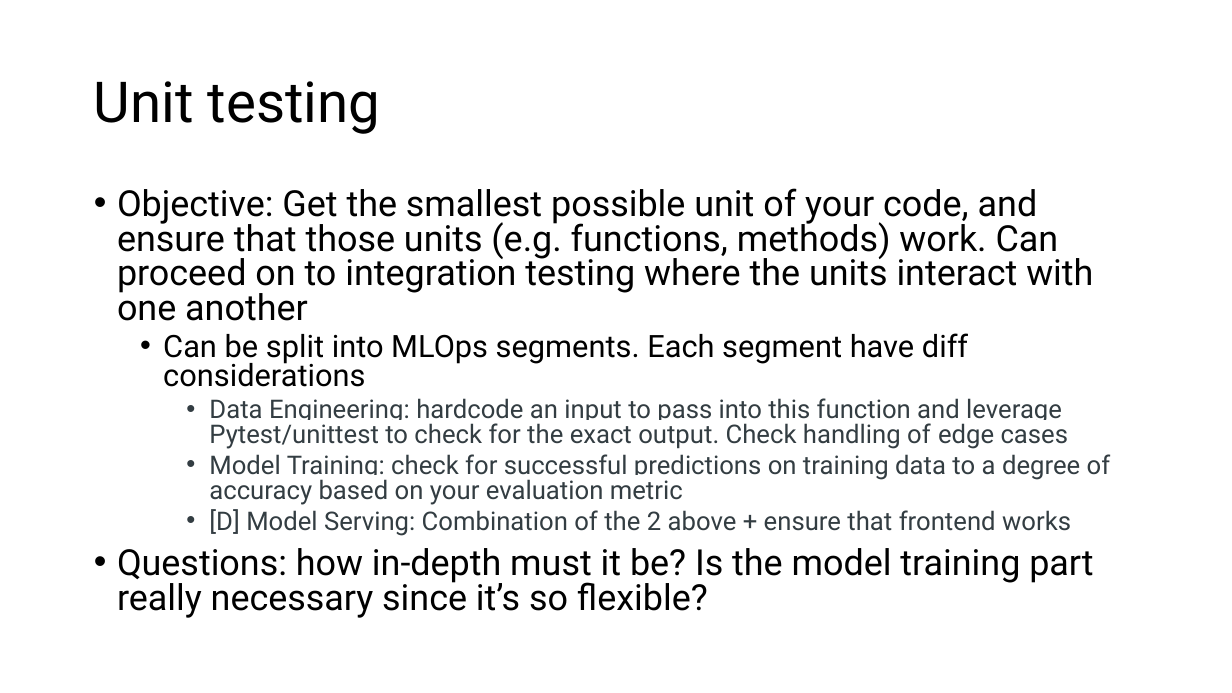
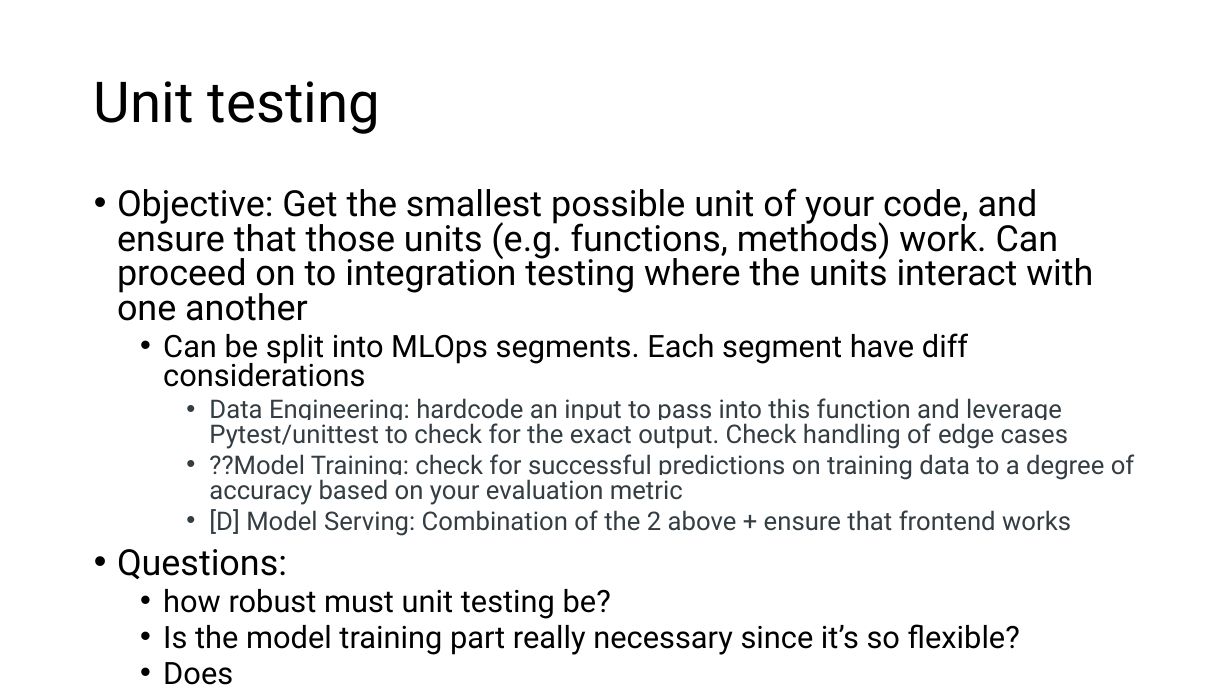
Before and after one commit to ziyu-toh/hdb-resale-prediction, a slide deck: slide 7 of docs/Architecture Overview.pptx. Drawn at 1232x693 pixels with LibreOffice and Linux fonts; fonts in the diff are those of the drawing. Boxes give left, top, right and bottom in pixels: in the first picture for what was removed or moved away, otherwise in the second. Text is boxed around its words. In the diff, an @@ line names an element or a change of style, - is before the commit and + after.

```diff
--- a/docs/Architecture Overview.pptx
+++ b/docs/Architecture Overview.pptx
@@ text at bbox=[209, 454, 1135, 505]: text changed @@
-    • Model Training: check for successful predictions on training data to a degree of accuracy based on your evaluation metric
+    • ??Model Training: check for successful predictions on training data to a degree of accuracy based on your evaluation metric
@@ text at bbox=[117, 549, 1020, 685]: text changed; size 28 to 24 pt @@
-• Questions: how in-depth must it be? Is the model training part really necessary since it’s so flexible?
+• Questions:
+  • how robust must unit testing be?
+  • Is the model training part really necessary since it’s so flexible?
+  • Does
```
Also in this commit, not shown: 2 other slides changed, 1 slide added, 2 other files.
